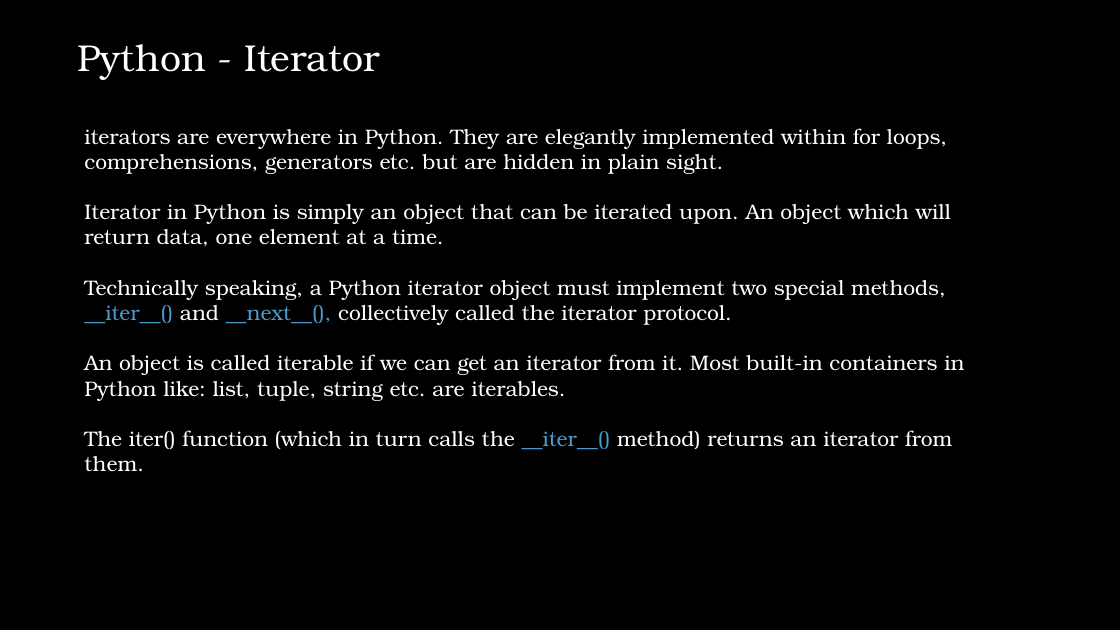
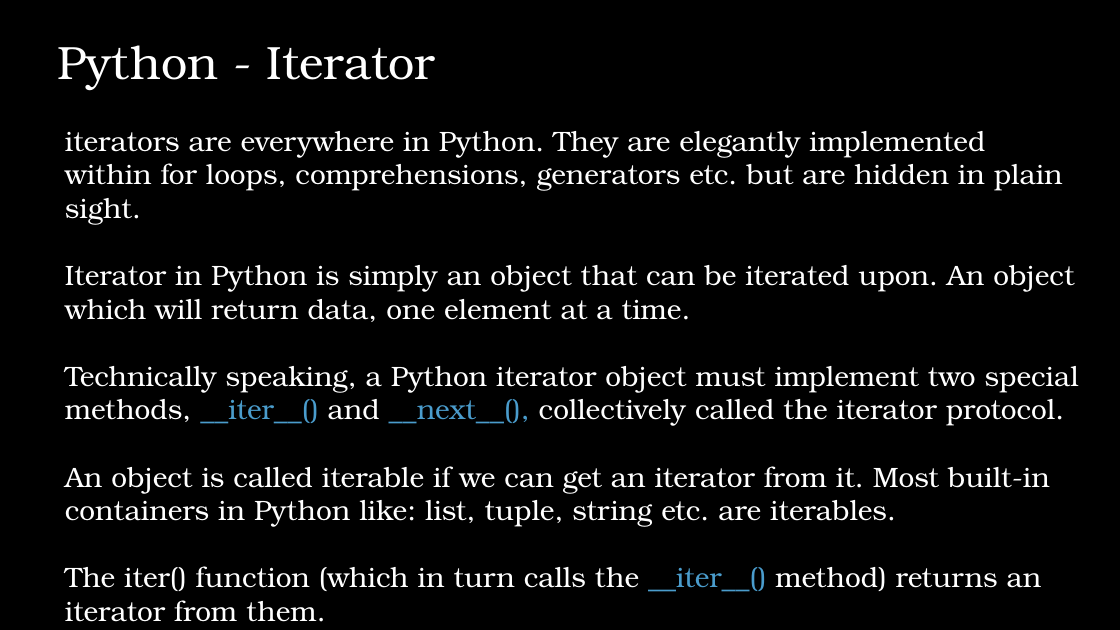
Before and after one commit to IlanSimchon/OOP_2023_Ariel, a slide deck: slide 24 of TA 6/advanced python.pptx. Drawn at 1120x630 pixels with LibreOffice and Linux fonts; fonts in the diff are those of the drawing; background and template pictures are left out. Boxes give left, top, right and bottom in pixels: in the first picture for what was removed or moved away, otherwise in the second. Text is boxed around its words. In the diff, an @@ line names an element or a change of style, - is before the commit and + after.

```diff
--- a/TA 6/advanced python.pptx
+++ b/TA 6/advanced python.pptx
@@ text "Python - Iterator" moved from (x1=77, y1=44, x2=379, y2=80) to (x1=58, y1=45, x2=436, y2=90) @@
@@ text "Python - Iterator" at (x1=58, y1=45, x2=436, y2=90): size 32 to 40 pt @@
@@ text "iterators are everywhere in Python. ..." moved from (x1=84, y1=128, x2=964, y2=472) to (x1=65, y1=131, x2=1079, y2=592) @@
@@ text "iterators are everywhere in Python. ..." at (x1=65, y1=131, x2=1079, y2=592): size 18 to 24 pt @@
```
Also in this commit, not shown: 25 other slides changed, 3 slides added, 4 slides removed.
